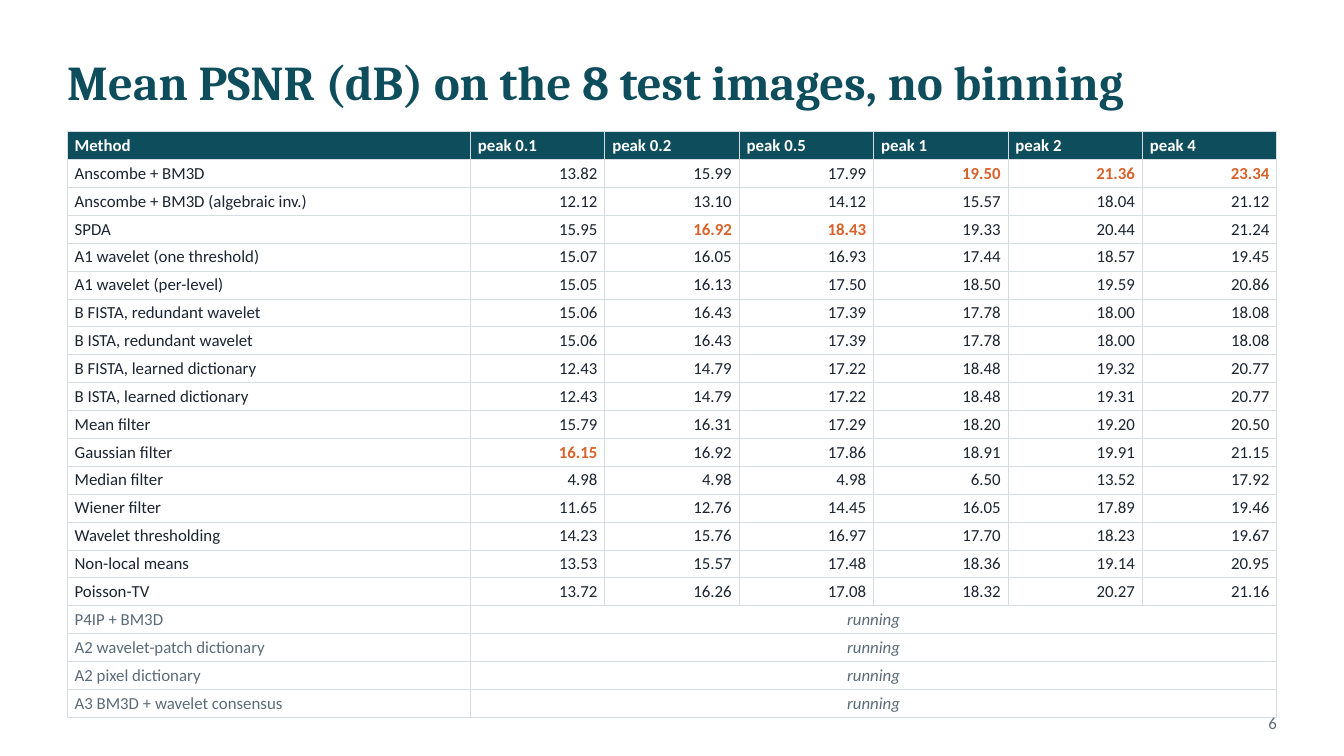
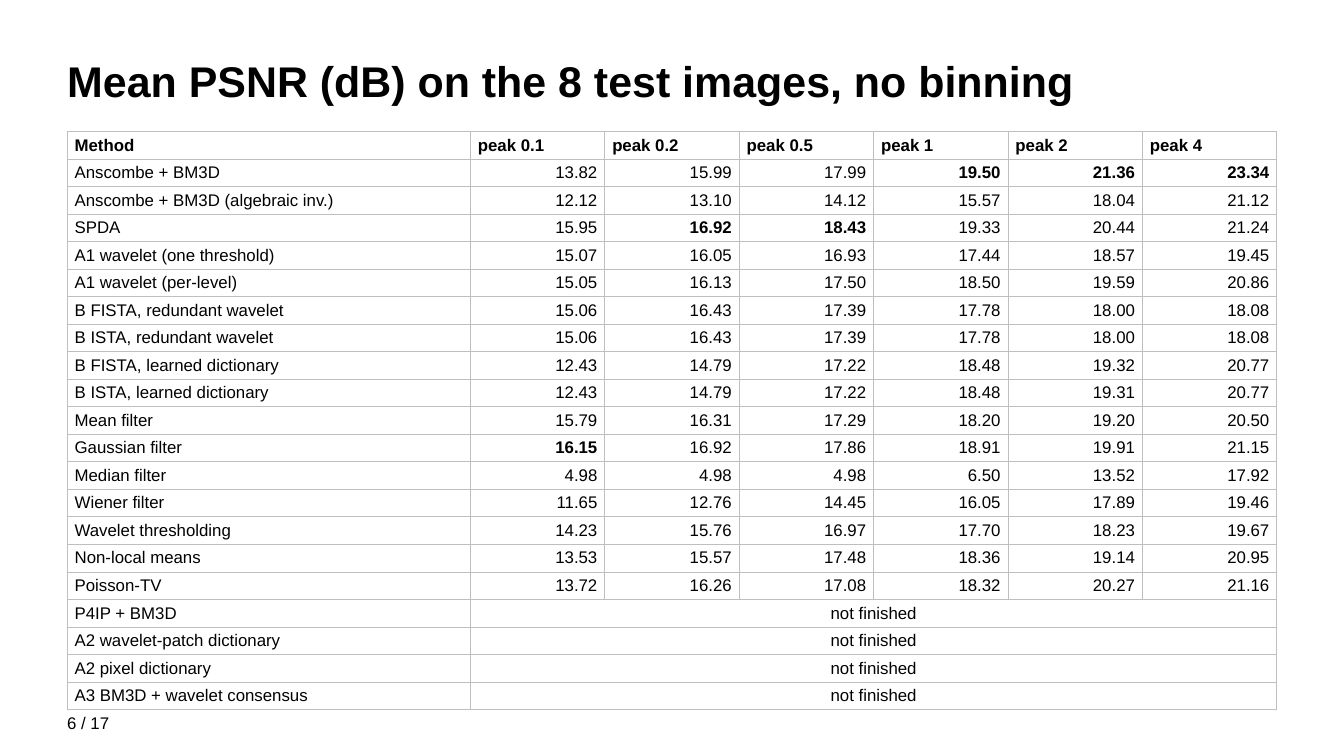
Before and after one commit to tarantulass/EE779-Poisson-Denoising, a slide deck: slide 6 of output/EE779_results.pptx. Drawn at 1344x756 pixels with LibreOffice and Linux fonts; fonts in the diff are those of the drawing. Boxes give left, top, right and bottom in pixels: in the first picture for what was removed or moved away, otherwise in the second. Text is boxed around its words. In the diff, an @@ line names an element or a change of style, - is before the commit and + after.

```diff
--- a/output/EE779_results.pptx
+++ b/output/EE779_results.pptx
@@ title "Mean PSNR (dB) on the ..." at (67, 66, 1073, 105): size 26 to 23 pt, font Cambria to Arial, text colour #0E4D5C to #000000 @@
@@ table at (67, 132, 1277, 705) @@
-row 18, column 2: running
+row 18, column 2: not finished
-row 19, column 2: running
+row 19, column 2: not finished
-row 20, column 2: running
+row 20, column 2: not finished
-row 21, column 2: running
+row 21, column 2: not finished
@@ fill #0E4D5C to none in row 1 @@
@@ font Calibri to Arial @@
@@ text colour #FFFFFF to #000000 in "Method", "peak 0.1", "peak 0.2", "peak 0.5" and 3 more places @@
@@ text colour #1B2430 to #000000 in "Anscombe + BM3D", "13.82", "15.99", "17.99" and 102 more places @@
@@ text colour #D9622B to #000000 in "19.50", "21.36", "23.34", "16.92" and 2 more places @@
@@ text colour #5B6B7A to #000000 in "P4IP + BM3D", "A2 wavelet-patch dictionary", "A2 pixel dictionary", "A3 BM3D + wavelet consensus" @@
@@ borders changed @@
@@ text at (67, 717, 109, 729): text changed; font Calibri to Arial; text colour #5B6B7A to #000000 @@
-6
+6 / 17
```
Also in this commit, not shown: 15 other slides changed, 1 slide added, 1 slide removed.
